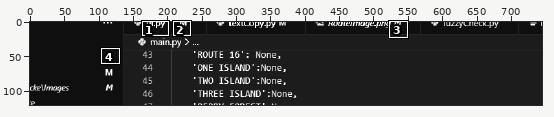
File history of a sprite sheet, EnhanceImage.png. Above, an overview of the earlier version with the close-up marked.
Close-up. As it was:
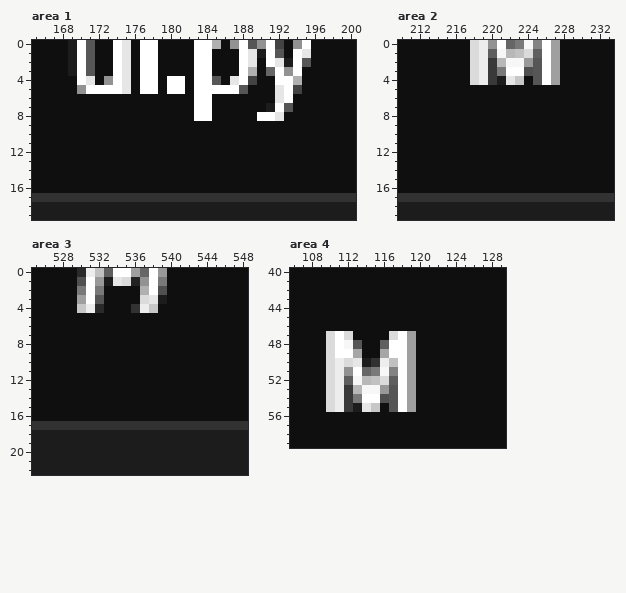
The file is 745x121 pixels. Colours within 5 levels of each other are drawn and written as one. Shown: area 1: x 165..200, y 0..19; area 2: x 210..233, y 0..19; area 3: x 525..548, y 0..22; area 4: x 106..129, y 40..59. The commit also changed other parts of the picture, which this record leaves out.
Once edited:
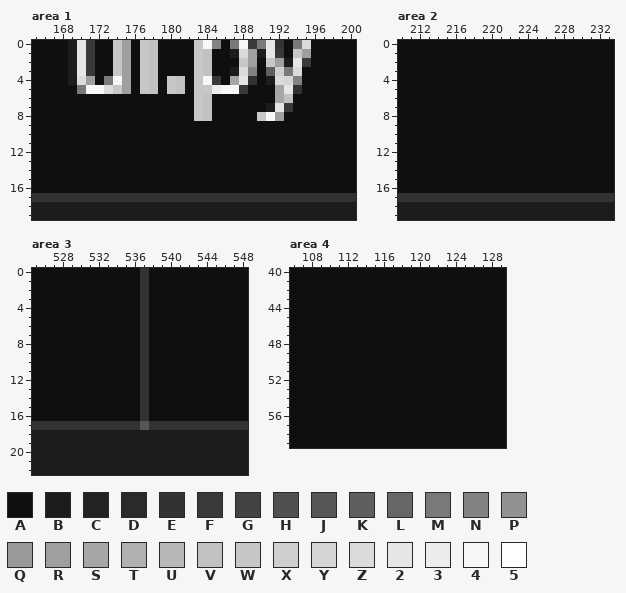
Palette (. is transparent): A #0f0f0f  B #1c1c1c  C #222222  D #2a2a2a  E #323232  F #393939  G #434343  H #505050  J #565656  K #5f5f5f  L #666666  M #797979  N #838383  P #929292  Q #999999  R #9f9f9f  S #a6a6a6  T #b0b0b0  U #b8b8b8  V #c1c1c1  W #c7c7c7  X #cfcfcf  Y #d5d5d5  Z #dbdbdb  2 #e6e6e6  3 #ededed  4 #f7f7f7  5 #ffffff
The exact change:
--- area 1
@@ x 165..200 @@
- 0 AAAAB5JAA52A55AAAA55TAP5JP5GAP5AAAAA
- 1 AAAAB5JAA52A55AAAA55AAA52B5JA52AAAAA
- 2 AAAAB5JAA52A55AAAA55AAA52A52B5JAAAAA
- 3 AAAAB5JAA52A55AAAA55AAA5TAL5P5AAAAAA
- 4 AAAAA52AP52A55A55A55JA25GAA55TAAAAAA
- 5 AAAAAP55552A55A55A55555JAAA25GAAAAAA
- 6 AAAAAAAAAAAAAAAAAA55AAAAAAA25AAAAAAA
- 7 AAAAAAAAAAAAAAAAAA55AAAAAAB5JAAAAAAA
- 8 AAAAAAAAAAAAAAAAAA55AAAAA552AAAAAAAA
+ 0 AAAAB2FAAWRAWVAAAAW4NAM4FM2EAMZAAAAA
+ 1 AAAAB2FAAWRAWVAAAAWVAABZRB2FAWRAAAAA
+ 2 AAAAB2FAAWRAWVAAAAWVAAAWRAWRB2FAAAAA
+ 3 AAAAB2FAAWRAWVAAAAWVAABZNAKXMZAAAAAA
+ 4 AAAABZRAM4RAWVAWVAW4FAS2EABZYNAAAAAA
+ 5 AAAAAM44ZWRAWVAWVAWW344FAAAS2EAAAAAA
+ 6 AAAAAAAAAAAAAAAAAAWVAAAAAAASVAAAAAAA
+ 7 AAAAAAAAAAAAAAAAAAWVAAAAAAB2FAAAAAAA
+ 8 AAAAAAAAAAAAAAAAAAWVAAAAAW4RAAAAAAAA
  9 AAAAAAAAAAAAAAAAAAAAAAAAAAAAAAAAAAAA
--- area 2
@@ x 216..229 @@
- 0 AAZ3P5LM4N5RAA
- 1 AAZ3K4UVZK5RAA
- 2 AAZ3FU44QJ5RAA
- 3 AAZ3FM55HJ5RAA
- 4 AAZ3FB2WAJ5RAA
+ 0 AAAAAAAAAAAAAA
+ 1 AAAAAAAAAAAAAA
+ 2 AAAAAAAAAAAAAA
+ 3 AAAAAAAAAAAAAA
+ 4 AAAAAAAAAAAAAA
  5 AAAAAAAAAAAAAA
--- area 3
@@ x 528..541 @@
- 0 AAD3VK55RL5QAA
- 1 AAH5QB2ZCP5MAA
- 2 AAM5MAAAAT5HAA
- 3 AAR5JAAAAZ2BAA
- 4 AAW3DAAAE3WAAA
- 5 AAAAAAAAAAAAAA
- 6 AAAAAAAAAAAAAA
- 7 AAAAAAAAAAAAAA
- 8 AAAAAAAAAAAAAA
- 9 AAAAAAAAAAAAAA
-10 AAAAAAAAAAAAAA
-11 AAAAAAAAAAAAAA
-12 AAAAAAAAAAAAAA
-13 AAAAAAAAAAAAAA
-14 AAAAAAAAAAAAAA
-15 AAAAAAAAAAAAAA
-16 AAAAAAAAAAAAAA
-17 EEEEEEEEEEEEEE
+ 0 AAAAAAAAAEAAAA
+ 1 AAAAAAAAAEAAAA
+ 2 AAAAAAAAAEAAAA
+ 3 AAAAAAAAAEAAAA
+ 4 AAAAAAAAAEAAAA
+ 5 AAAAAAAAAEAAAA
+ 6 AAAAAAAAAEAAAA
+ 7 AAAAAAAAAEAAAA
+ 8 AAAAAAAAAEAAAA
+ 9 AAAAAAAAAEAAAA
+10 AAAAAAAAAEAAAA
+11 AAAAAAAAAEAAAA
+12 AAAAAAAAAEAAAA
+13 AAAAAAAAAEAAAA
+14 AAAAAAAAAEAAAA
+15 AAAAAAAAAEAAAA
+16 AAAAAAAAAEAAAA
+17 EEEEEEEEEJEEEE
 18 BBBBBBBBBBBBBB
--- area 4
@@ x 108..121 @@
 46 AAAAAAAAAAAAAA
-47 AAZ5ZAAAAZ5RAA
-48 AAZ54JAAK55RAA
-49 AAZ55SAAS55RAA
-50 AAZ3Z2BE3V5RAA
-51 AAZ3P5LM4N5RAA
-52 AAZ3K4UVZK5RAA
-53 AAZ3FU44QJ5RAA
-54 AAZ3FM55HJ5RAA
-55 AAZ3FB2WAJ5RAA
+47 AAAAAAAAAAAAAA
+48 AAAAAAAAAAAAAA
+49 AAAAAAAAAAAAAA
+50 AAAAAAAAAAAAAA
+51 AAAAAAAAAAAAAA
+52 AAAAAAAAAAAAAA
+53 AAAAAAAAAAAAAA
+54 AAAAAAAAAAAAAA
+55 AAAAAAAAAAAAAA
 56 AAAAAAAAAAAAAA
